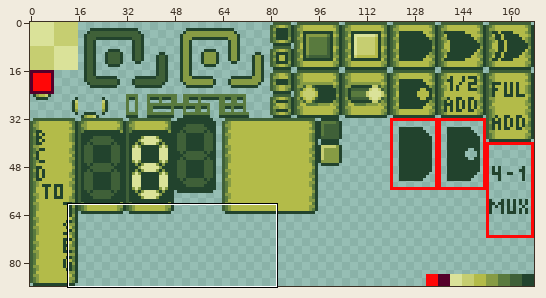
Sprite sheet, stored at assets/images/Sprites.png. Above: a wide view before the commit, with the close-up outlined.
Close-up. Old version:
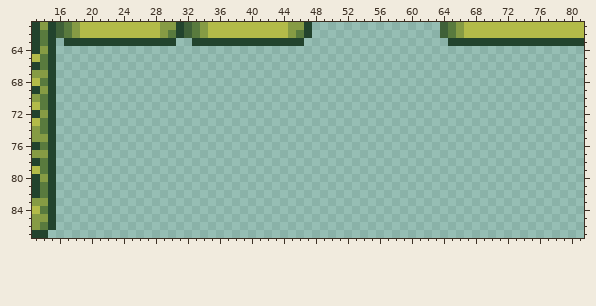
The file is 168x88 pixels. Shown: x 13..81, y 61..87.
The result:
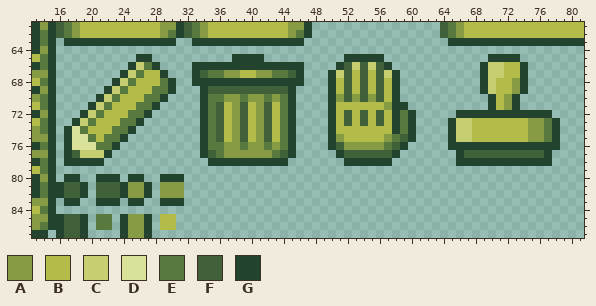
Palette (. is transparent): A #869b44  B #b3bb49  C #c6ce71  D #dae299  E #597a3e  F #3f6038  G #22432d
Change:
Changed rows in their new state; - is an unchanged pixel.
first column x 16:
65 ----------GG----------GGGG----------GGGGG-------------GGGG-----
66 ---------GCEG----GGGGGGGGGGGGGG----GFCFCFG-----------GCCBBG----
67 --------GCEBBG---GFEEAABBAAEEFG---GCFBFBFCG----------GCCBBG----
68 -------GCEBBBEG--GGGGGGGGGGGGGG---GBFBFBFBG----------GCBBAG----
69 ------GCEBBBEEG---GFFFFFFFFFFG----GBFBFBFBG----------GCBBAG----
70 -----GCEBBBEEG----GEEAAEAAEAEG----GAFAFAFBG-----------GBAG-----
71 ----GCEBBBEEG-----GEFBAFBAFBEG----GBBBBBBAGG----------GBAG-----
72 ---GCEBBBEEG------GEFBAFBAFBEG----GBFBFBFBGEG-----GGGGGGGGGGGG-
73 --GCEBBBEEG-------GEFBAFBAFBEG----GBFBFBFBGEG----GCCBBBBBBBAAEG
74 -GDEBBBEEG--------GEFBAFBAFBEG----GBBBBBBBGEG----GCCBBBBBBBAAEG
75 -GDDEBEEG---------GEFBAFBAFBEG----GABBBBBAEFG----GCCBBBBBBBAAEG
76 -GDDDEEG----------GEEAAEAAEAEG----GFAAAAAEFG-----GGGGGGGGGGGGGG
77 -GFCCCG-----------GFEAAAAAAEFG-----GFFFFFFG-------GFFFFFFFFFFG-
78 -GGGGG-------------GGGGGGGGGG-------GGGGGG--------GGGGGGGGGGGG-
80 -GG--GGG-GG--GGG-----------------------------------------------
81 GFFG-FFFGAAG-AAA-----------------------------------------------
82 GFFG-FFFGAAG-AAA-----------------------------------------------
83 -GG--GGG-GG--GGG-----------------------------------------------
85 GFFG-EE-GAAG-BB------------------------------------------------
86 GFFG-EE-GAAG-BB------------------------------------------------
87 GFFG----GAAG---------------------------------------------------
Changed places in both close-ups, as pixel boxes (x1, y1, x2, y2):
added: (56, 54, 416, 238)
added: (448, 54, 560, 166)
